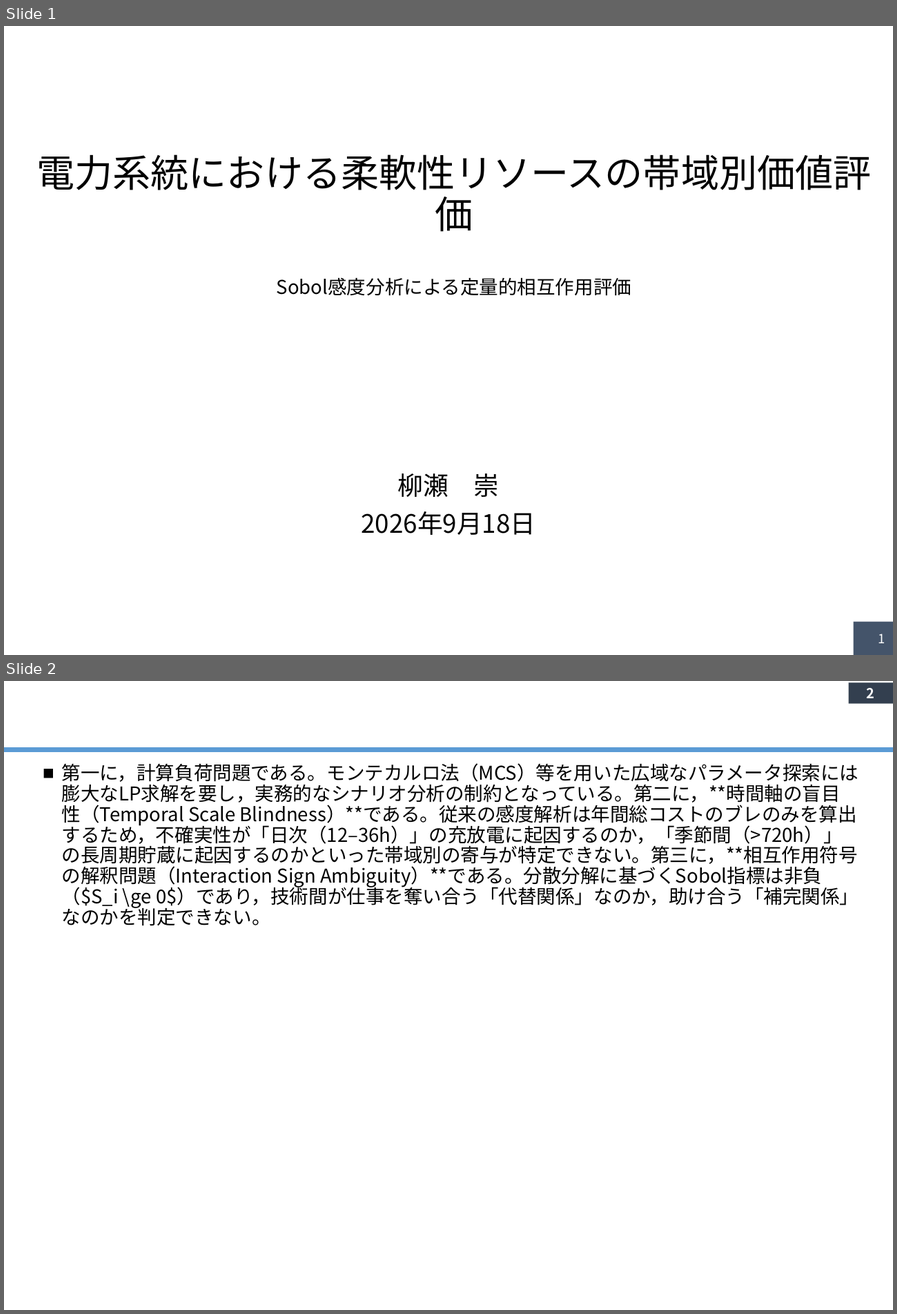
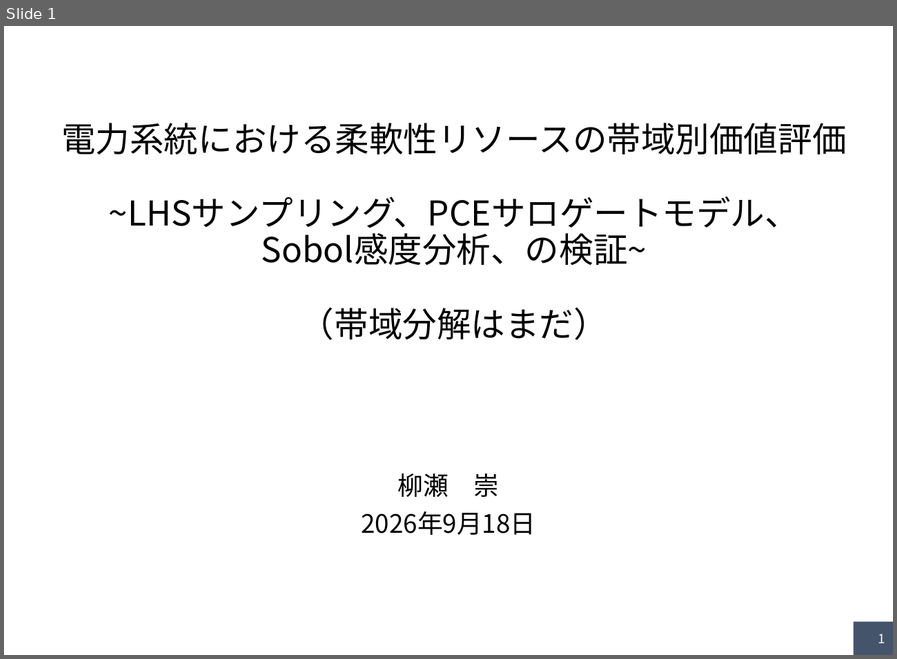
Before and after one commit to yanase1147/GSA-02, a slide deck: Study Outline.pptx. Shown one above the other, each under a label of ours: slides 1 and 2 before the commit, slide 1 after it. The pictures are 897x1314 and 897x659 pixels, drawn with LibreOffice and Linux fonts; fonts in the diff are those of the drawing. Boxes give left, top, right and bottom in pixels: in the first picture for what was removed or moved away, otherwise in the second. Text is boxed around its words. In the diff, an @@ line names an element or a change of style, - is before the commit and + after.

Commit message:
パワーポイントのアップデート

```diff
--- a/Study Outline.pptx
+++ b/Study Outline.pptx
@@ slide 2 removed at box(4, 681, 893, 1310), background #FFFFFF @@
@@ page number removed at box(849, 682, 893, 704) @@
-2
@@ line removed from (4, 750) to (893, 750) @@
@@ text removed at box(62, 763, 858, 926) @@
-■ 第一に，計算負荷問題である。モンテカルロ法（MCS）等を用いた広域なパラメータ探索には膨大なLP求解を要し，実務的なシナリオ分析の制約となっている。第二に，**時間軸の盲目性（Temporal Scale Blindness）**である。従来の感度解析は年間総コストのブレのみを算出するため，不確実性が「日次（12–36h）」の充放電に起因するのか，「季節間（>720h）」の長周期貯蔵に起因するのかといった帯域別の寄与が特定できない。第三に，**相互作用符号の解釈問題（Interaction Sign Ambiguity）**である。分散分解に基づくSobol指標は非負（$S_i \ge 0$）であり，技術間が仕事を奪い合う「代替関係」なのか，助け合う「補完関係」なのかを判定できない。
@@ slide 1 changed as well @@
@@ title at box(61, 123, 846, 340): text changed; size 36 to 32.4 pt @@
-電力系統における柔軟性リソースの帯域別価値評価
-Sobol感度分析による定量的相互作用評価
+電力系統における柔軟性リソースの帯域別価値評価
+~LHSサンプリング、PCEサロゲートモデル、
+Sobol感度分析、の検証~
+（帯域分解はまだ）
```
Also in this commit, not shown: 9 other slides changed, 18 slides added, 28 other slides removed, 47 other files.
